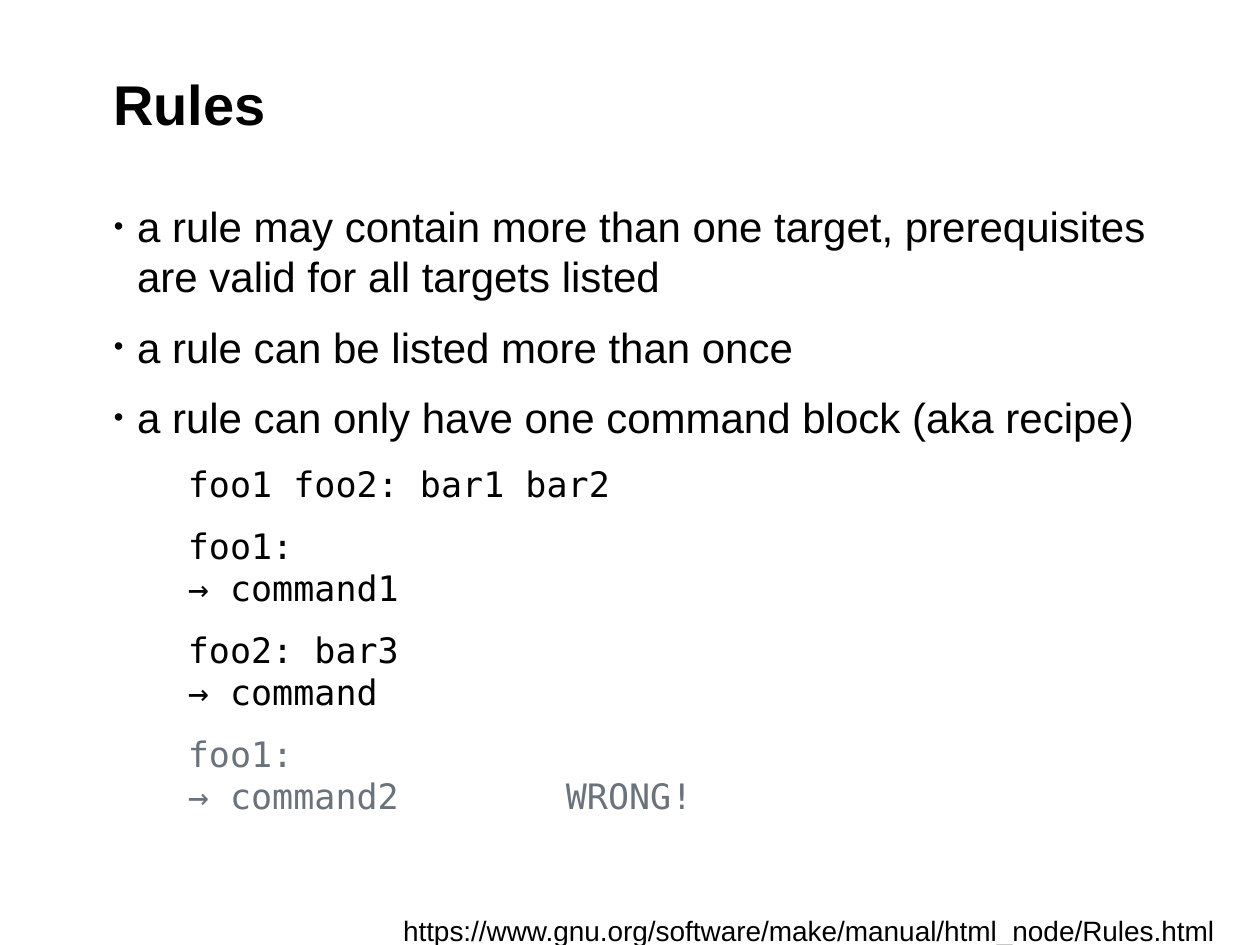
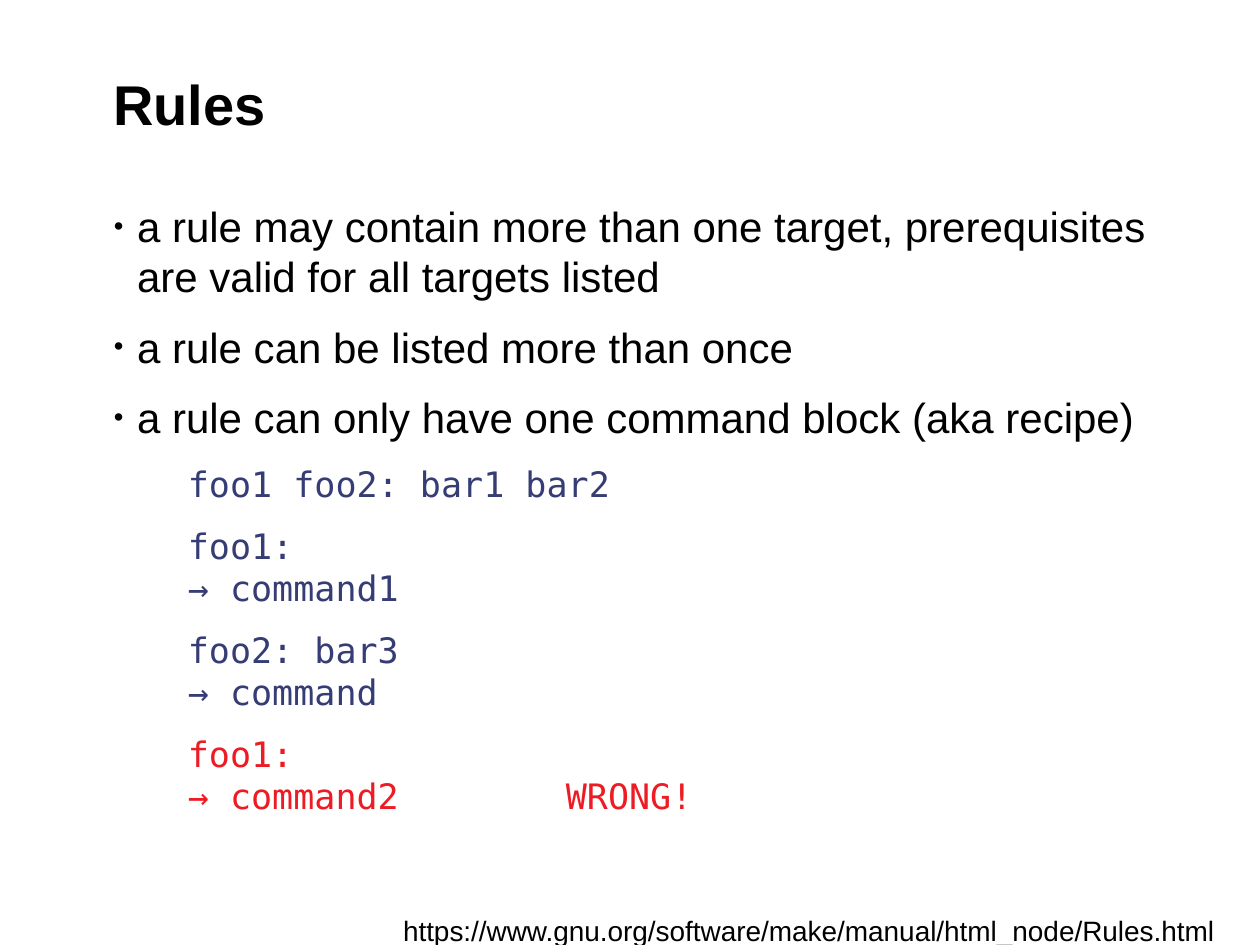
Before and after one commit to fsundermeyer/GNU_make_workshop, a slide deck: slide 9 of GNU_make_03_2015.odp (slide 8 before the commit). Drawn at 1260x945 pixels with LibreOffice and Linux fonts; fonts in the diff are those of the drawing; background and template pictures are left out. Boxes give left, top, right and bottom in pixels: in the first picture for what was removed or moved away, otherwise in the second. Text is boxed around its words. In the diff, an @@ line names an element or a change of style, - is before the commit and + after.

```diff
--- a/GNU_make_03_2015.odp
+++ b/GNU_make_03_2015.odp
@@ text at (188,470,693,810): text colour #000000 to #363C74 in "foo1 foo2: bar1 bar2", "foo1:", "→ command1", "foo2: bar3" and 1 more places; text colour #6A737B to #ED1C24 in "foo1:", "→ command2 WRONG!" @@
```
Also in this commit, not shown: 24 other slides changed, 10 slides added, 1 other file.
